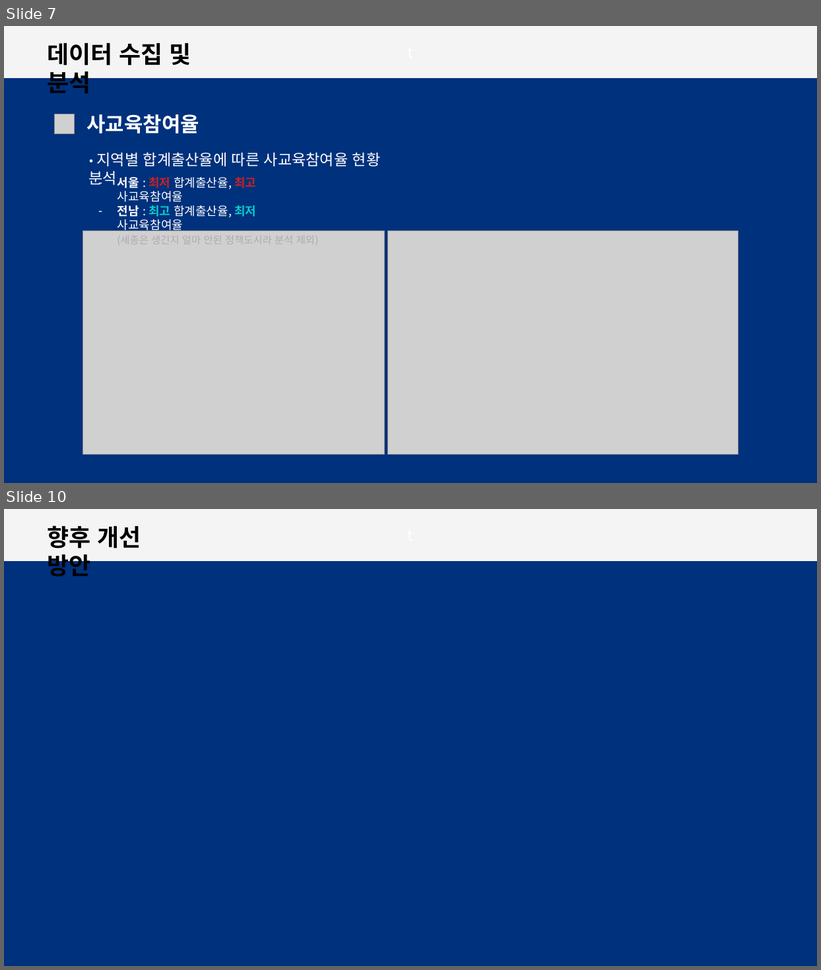
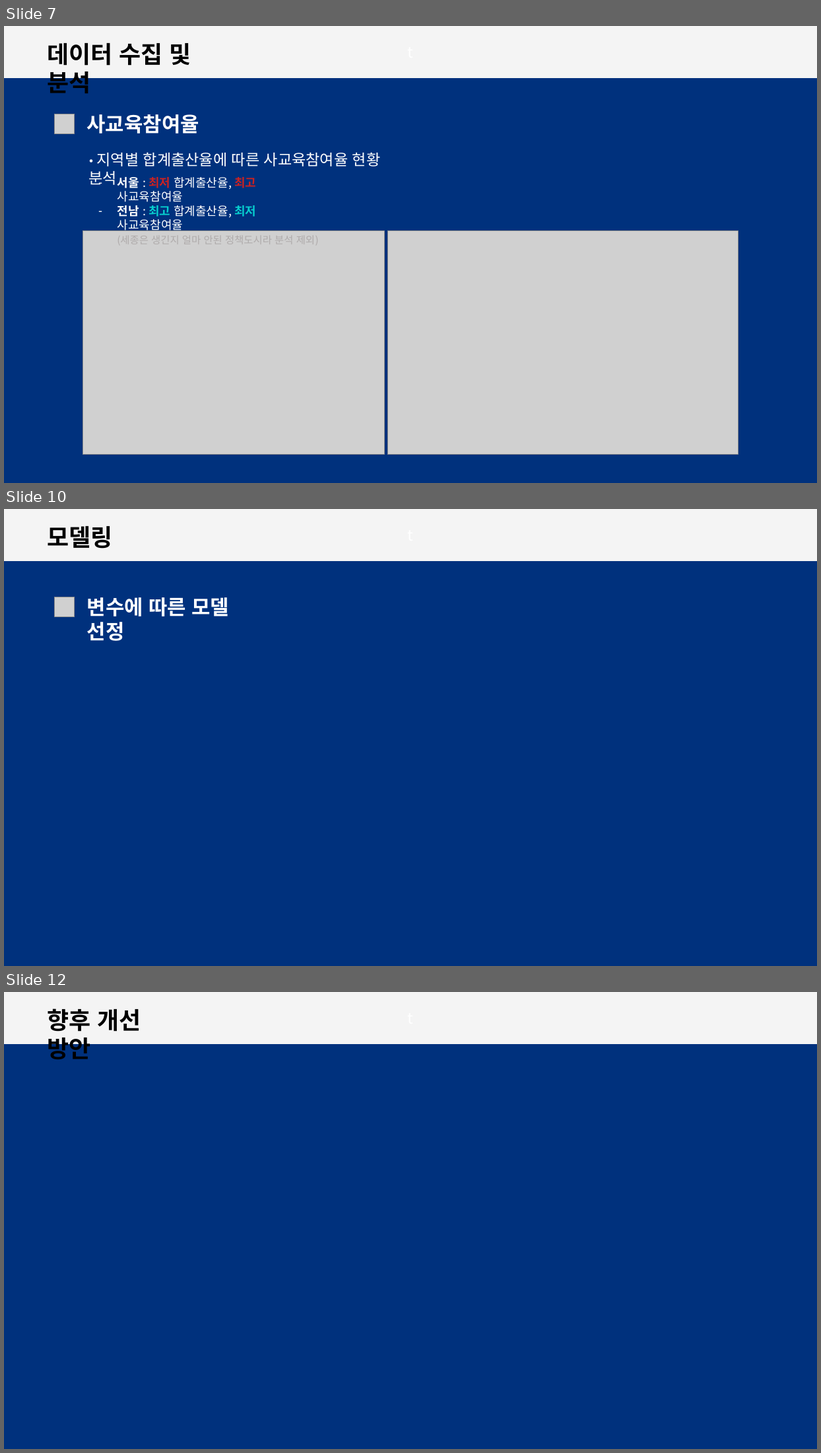
Before and after one commit to gun8217/conda, a slide deck: project/01. machine learning/자료/더 이상 미룰 수 없는 초저출산 극복.pptx. Shown one above the other, each under a label of ours: slides 7 and 10 before the commit, slides 7, 10 and 12 after it; the slides between them are not shown. The pictures are 821x970 and 821x1453 pixels, drawn with LibreOffice and Linux fonts; fonts in the diff are those of the drawing; grey boxes stand for pictures; background and template pictures are left out. Boxes give left, top, right and bottom in pixels: in the first picture for what was removed or moved away, otherwise in the second. Text is boxed around its words. In the diff, an @@ line names an element or a change of style, - is before the commit and + after.

```diff
--- a/project/01. machine learning/자료/더 이상 미룰 수 없는 초저출산 극복.pptx
+++ b/project/01. machine learning/자료/더 이상 미룰 수 없는 초저출산 극복.pptx
@@ slide 10 added at box(4, 509, 817, 966), background #00317D; not listed: 1 template element that a slide beside it also shows @@
@@ text added at box(48, 526, 113, 549), 28 pt, text #000000, bold @@
+모델링
@@ picture added at box(55, 597, 74, 617) @@
@@ text added at box(87, 597, 230, 641), 24 pt, text #FFFFFF, bold @@
+변수에 따른 모델 선정
@@ what was slide 10 is now slide 12 @@
```
Also in this commit, not shown: 1 slide changed, 2 other slides added, 4 slides removed.
